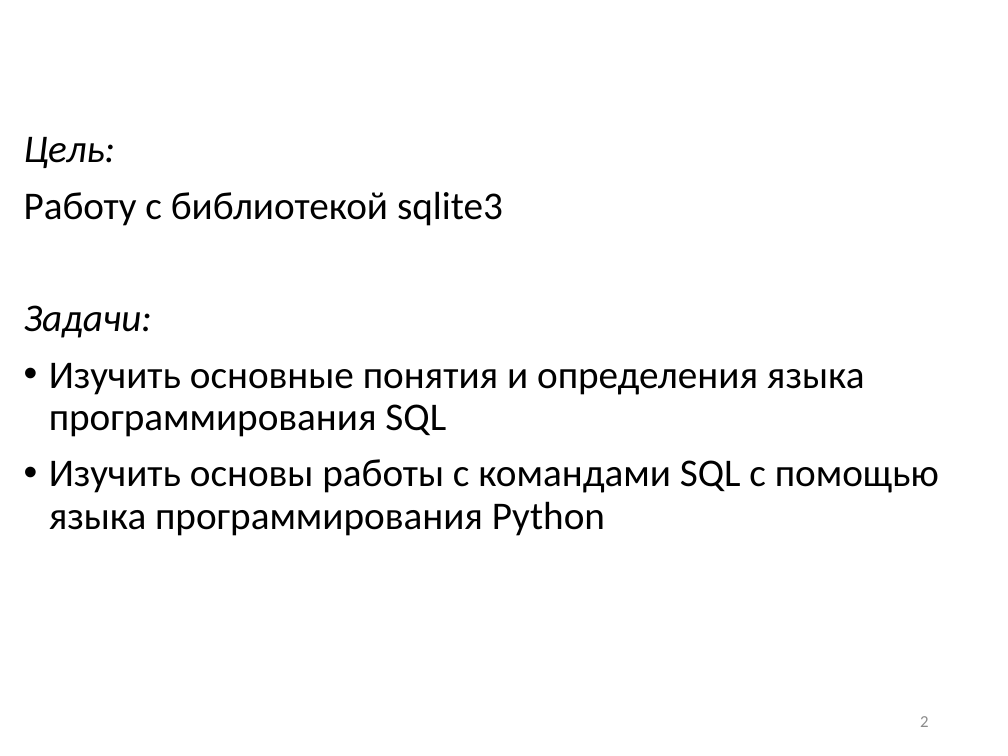
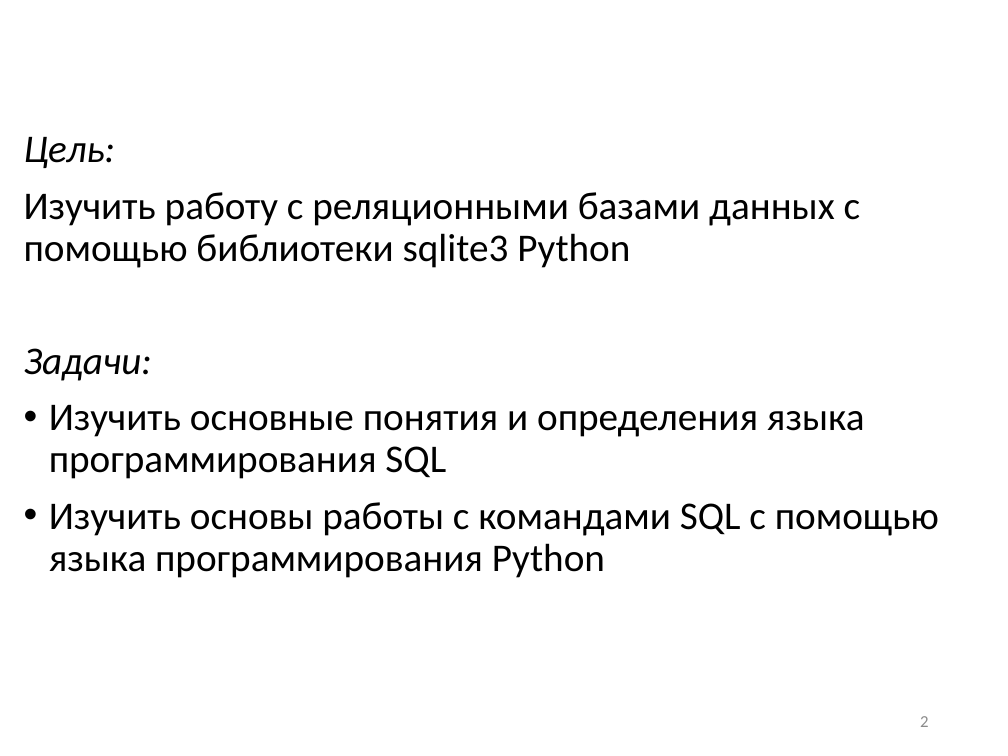
Before and after one commit to nik-boop/Python_SQL_PI_2021_22_s2, a slide deck: slide 2 of L2 SQLite Python/L2 SQL.pptx. Drawn at 1008x756 pixels with LibreOffice and Linux fonts; fonts in the diff are those of the drawing; background and template pictures are left out. Boxes give left, top, right and bottom in pixels: in the first picture for what was removed or moved away, otherwise in the second. Text is boxed around its words. In the diff, an @@ line names an element or a change of style, - is before the commit and + after.

```diff
--- a/L2 SQLite Python/L2 SQL.pptx
+++ b/L2 SQLite Python/L2 SQL.pptx
@@ text at (x1=24, y1=192, x2=861, y2=268): text changed @@
-Работу с библиотекой sqlite3
+Изучить работу с реляционными базами данных с помощью библиотеки sqlite3 Python
```
